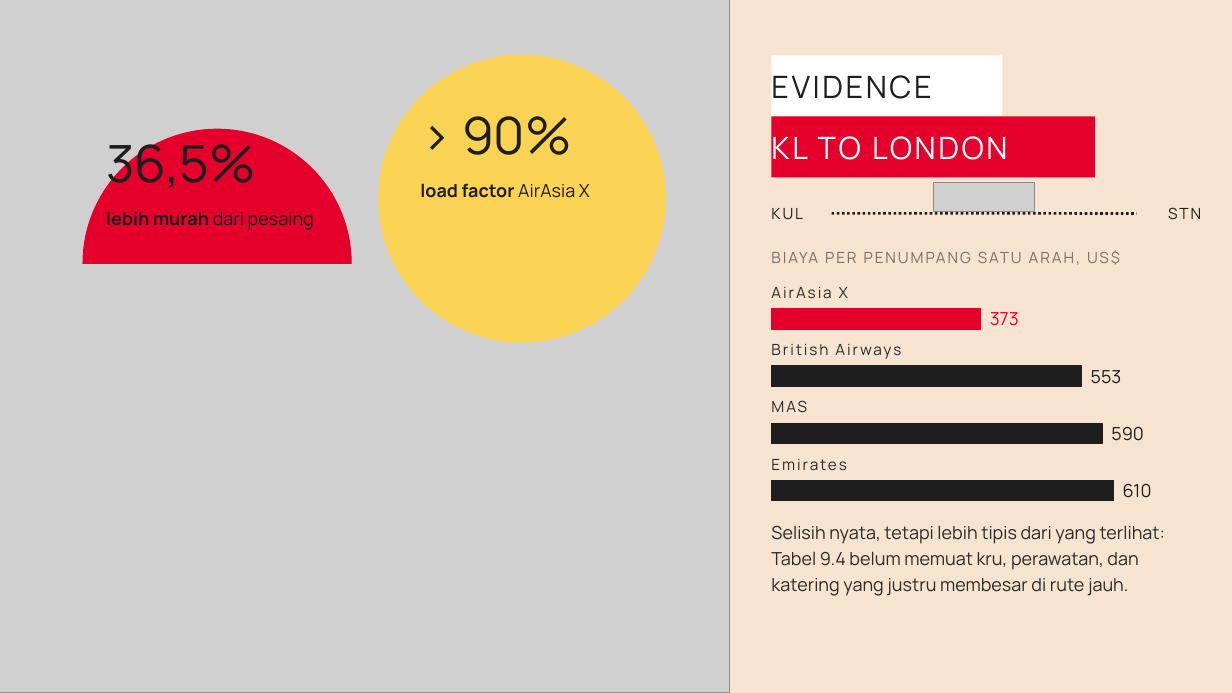
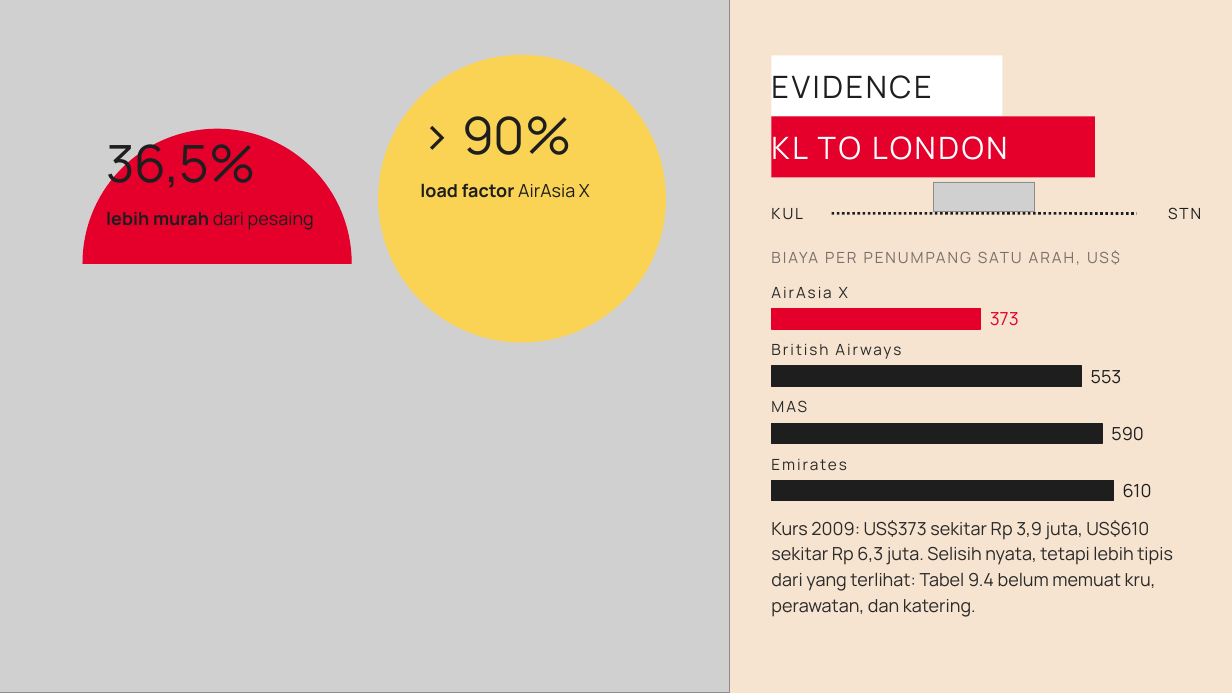
Before and after one commit to aslihabnuri/Dom-Manipulation, a slide deck: slide 13 of strategic-management/airasia-case/SMJKT_Group 3_Aslih_Case AirAsia.pptx. Drawn at 1232x693 pixels with LibreOffice and Linux fonts; fonts in the diff are those of the drawing; grey boxes stand for pictures. Boxes give left, top, right and bottom in pixels: in the first picture for what was removed or moved away, otherwise in the second. Text is boxed around its words. In the diff, an @@ line names an element or a change of style, - is before the commit and + after.

```diff
--- a/strategic-management/airasia-case/SMJKT_Group 3_Aslih_Case AirAsia.pptx
+++ b/strategic-management/airasia-case/SMJKT_Group 3_Aslih_Case AirAsia.pptx
@@ text at (771,520,1173,617): text changed @@
-Selisih nyata, tetapi lebih tipis dari yang terlihat: Tabel 9.4 belum memuat kru, perawatan, dan katering yang justru membesar di rute jauh.
+Kurs 2009: US$373 sekitar Rp 3,9 juta, US$610 sekitar Rp 6,3 juta. Selisih nyata, tetapi lebih tipis dari yang terlihat: Tabel 9.4 belum memuat kru, perawatan, dan katering.
```
Also in this commit, not shown: 3 other slides changed, 9 other files.
